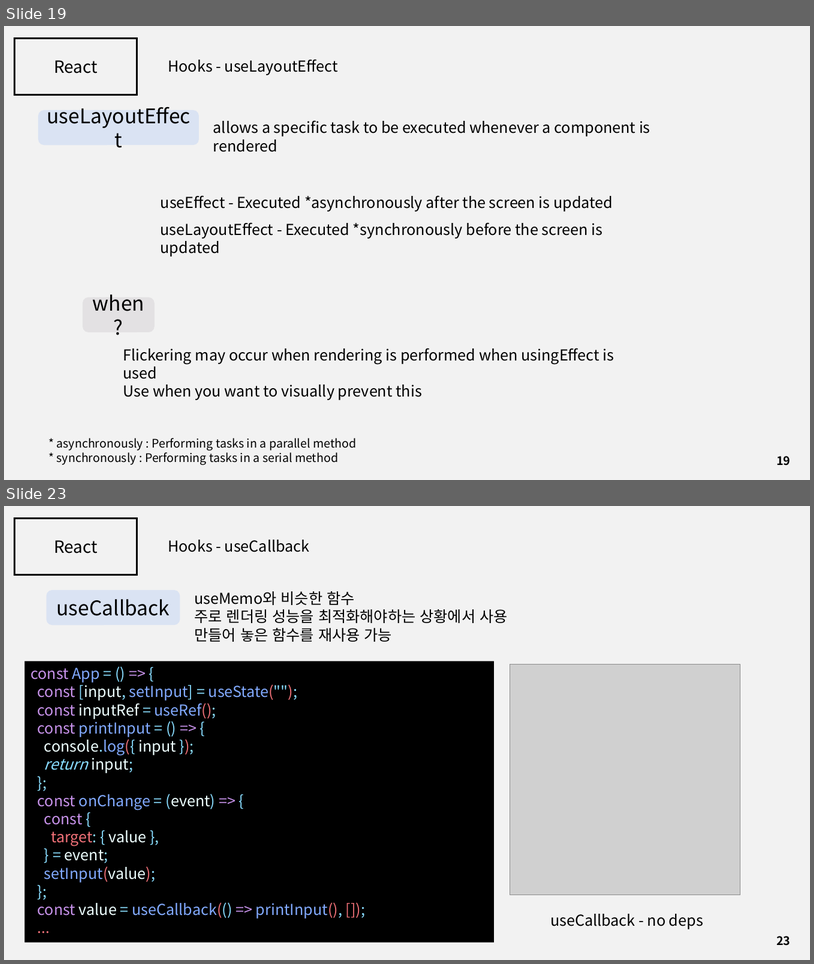
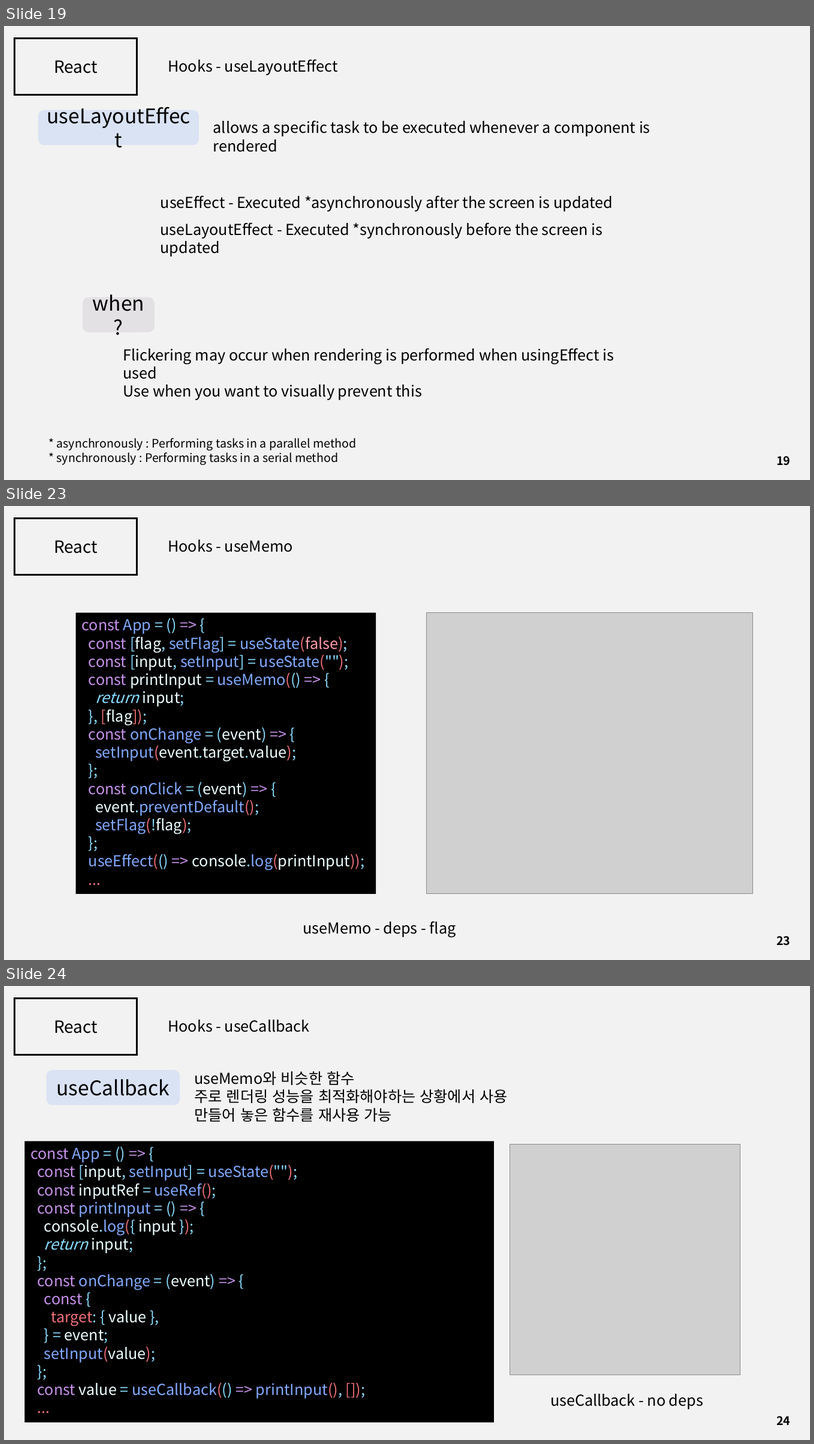
Before and after one commit to J3SUNG/Seminar, a slide deck: 210226_React_2.pptx. Shown one above the other, each under a label of ours: slides 19 and 23 before the commit, slides 19, 23 and 24 after it; the slides between them are not shown. The pictures are 814x964 and 814x1444 pixels, drawn with LibreOffice and Linux fonts; fonts in the diff are those of the drawing; grey boxes stand for pictures. Boxes give left, top, right and bottom in pixels: in the first picture for what was removed or moved away, otherwise in the second. Text is boxed around its words. In the diff, an @@ line names an element or a change of style, - is before the commit and + after.

```diff
--- a/210226_React_2.pptx
+++ b/210226_React_2.pptx
@@ slide 23 added at <box>4,506,810,960</box>, background #F2F2F2 @@
@@ rectangle added at <box>14,518,137,574</box>, outline #000000 2 pt @@
@@ text added at <box>54,540,98,553</box>, 20 pt, text #000000 @@
+React
@@ text added at <box>168,540,293,552</box>, 18 pt, text #000000 @@
+Hooks - useMemo
@@ rectangle added at <box>76,612,377,893</box>, fill #000000, 18 pt, text #82AAFF @@
+const App = () => {
+const [flag, setFlag] = useState(false);
+const [input, setInput] = useState("");
+const printInput = useMemo(() => {
+return input;
+}, [flag]);
+const onChange = (event) => {
+setInput(event.target.value);
+};
+const onClick = (event) => {
+event.preventDefault();
+setFlag(!flag);
+};
+useEffect(() => console.log(printInput));
+...
@@ picture added at <box>427,612,753,893</box> @@
@@ text added at <box>303,921,456,937</box>, 18 pt, text #000000 @@
+useMemo - deps - flag
@@ page number added at <box>777,936,791,945</box>, 14 pt, text #000000, bold @@
+23
@@ what was slide 23 is now slide 24 @@
@@ page number at <box>777,1416,791,1425</box>: text changed @@
-23
+24
```
Also in this commit, not shown: 3 slides changed.
